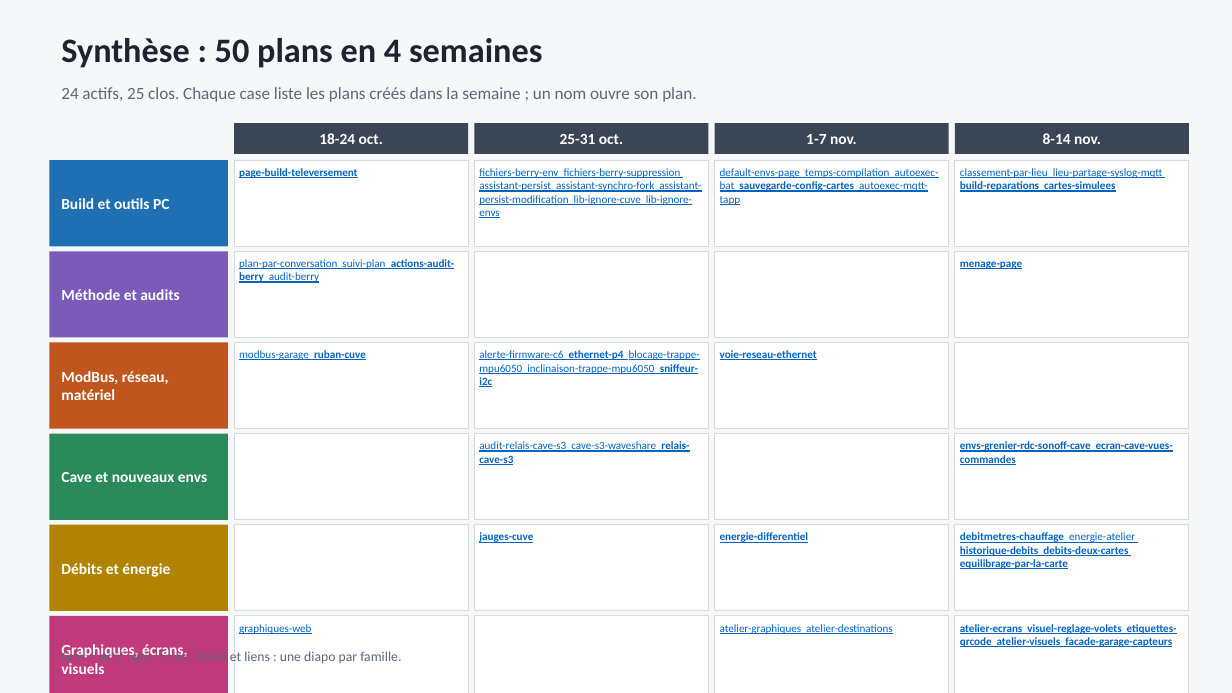
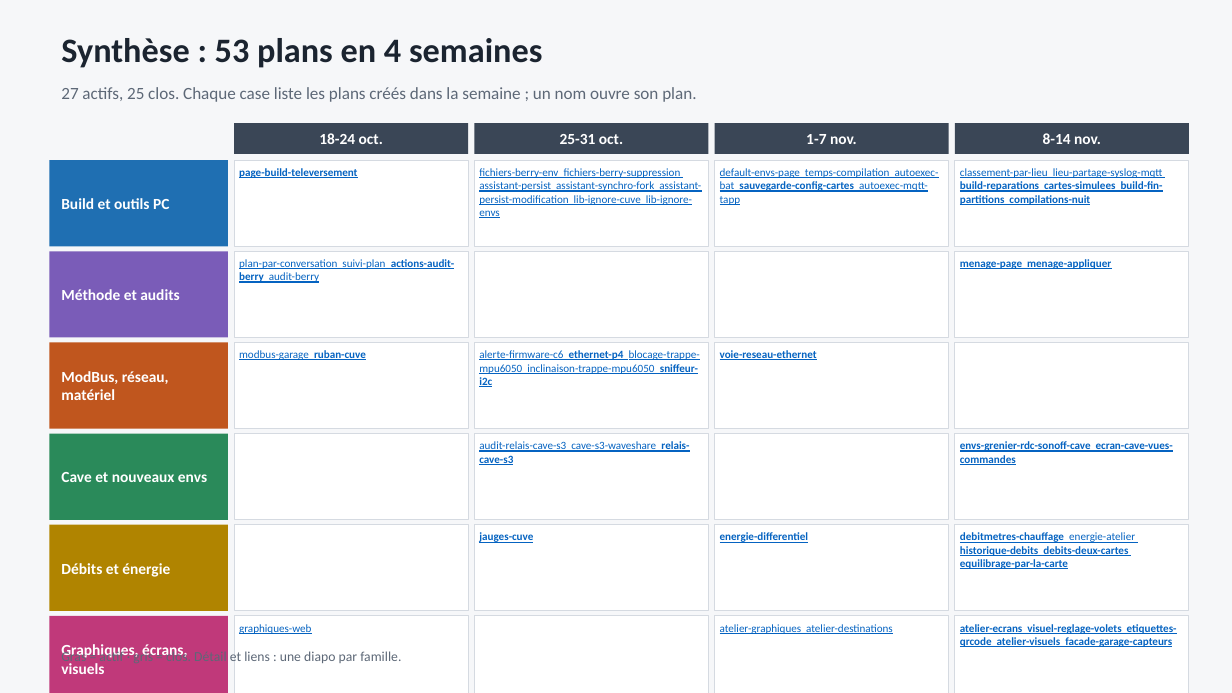
Before and after one commit to fdaubercy/Tasmota, a slide deck: slide 1 of outils_docs/organigramme_plans/organigramme-plans.pptx. Drawn at 1232x693 pixels with LibreOffice and Linux fonts; fonts in the diff are those of the drawing. Boxes give left, top, right and bottom in pixels: in the first picture for what was removed or moved away, otherwise in the second. Text is boxed around its words. In the diff, an @@ line names an element or a change of style, - is before the commit and + after.

Commit message:
docs(plans): plan compilations-nuit (GitHub, PC, tuile Taches planifiees), index et organigramme regeneres

```diff
--- a/outils_docs/organigramme_plans/organigramme-plans.pptx
+++ b/outils_docs/organigramme_plans/organigramme-plans.pptx
@@ text at box(61, 38, 542, 68): text changed @@
-Synthèse : 50 plans en 4 semaines
+Synthèse : 53 plans en 4 semaines
@@ text at box(61, 87, 696, 102): text changed @@
-24 actifs, 25 clos. Chaque case liste les plans créés dans la semaine ; un nom ouvre son plan.
+27 actifs, 25 clos. Chaque case liste les plans créés dans la semaine ; un nom ouvre son plan.
@@ text in rectangle at box(960, 168, 1163, 205): text changed; bold on @@
-classement-par-lieu lieu-partage-syslog-mqtt build-reparations cartes-simulees
+classement-par-lieu lieu-partage-syslog-mqtt build-reparations cartes-simulees build-fin-partitions compilations-nuit
@@ text in rectangle at box(960, 259, 1111, 269): text changed @@
-menage-page
+menage-page menage-appliquer
```
Also in this commit, not shown: 3 other slides changed, 4 other files.
